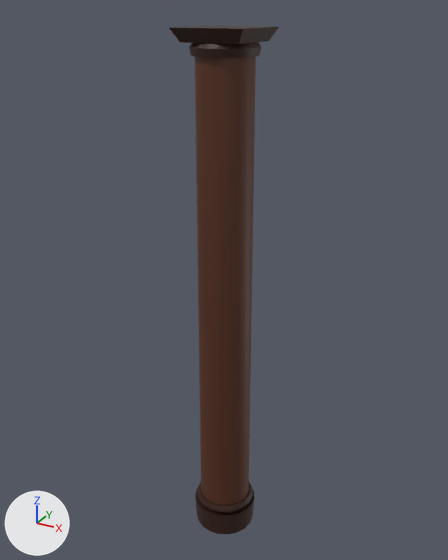
Two versions of the FBX model Assets/Models/Architecture/Column.fbx, one commit apart.
Before and after are seen from a 50 mm lens placed at (0.535, -0.977, 0.591), pointed at (-0.014, 0.021, 0.092). Every picture has the same lights, and +X, +Y and +Z are marked at lower left. Where no turn or scale is listed for an object, it has been applied to the vertices.
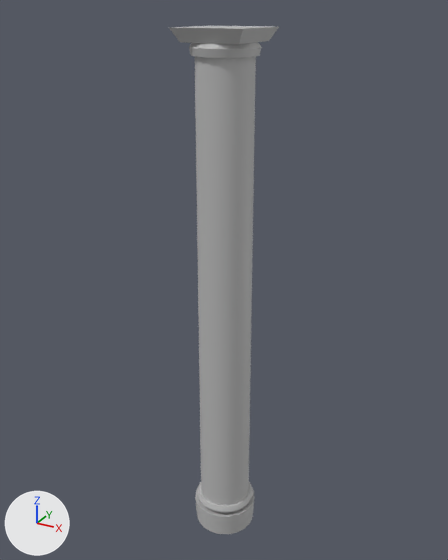
The newer file is also rescaled (x8.629), turned or shifted as a whole; pictures and numbers use the older file's frame.

Pixel boxes [x1, y1, x2, y2] of what changed, in the pictures (448 x 560 px):
'pCube6', recoloured (brown to grey)
    both: [169, 26, 279, 534]

The change, as a list of edits to the scene's bpy script:
```text
Add mat_lambert15_001:
    mat_lambert15_001 = principled_material('lambert15.001')
    mat_lambert15_001.base_color = (0.5, 0.5, 0.5)  # grey #bcbcbc
    mat_lambert15_001.roughness = 0.553
Change me_mesh:
    where me_mesh.from_pydata(...)  # 442 vertices, 458 faces; spans x -0.069..0.069, y -0.069..0.069, z 0.003..1.055
    remove me_mesh.materials.append(mat_lambert15)  # picture img_column_1_png
    add me_mesh.materials.append(mat_lambert15_001)  # grey #bcbcbc
```
